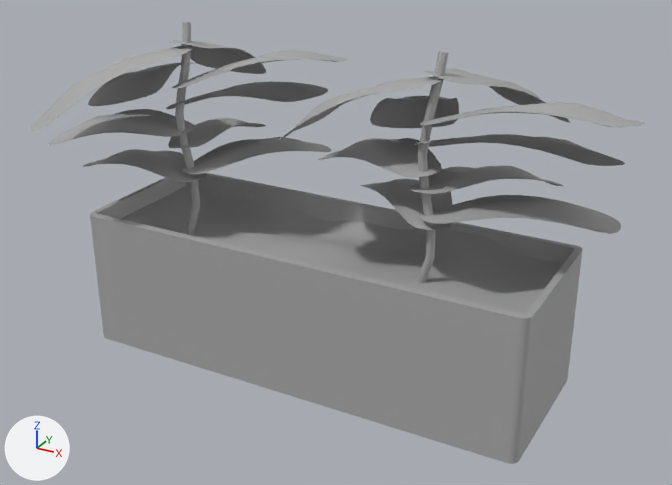
What one commit did to the FBX model Assets/Models/rectangularPlant.fbx.
The view is the same before and after, from a 50 mm lens placed at (0.0832, -0.1469, 0.0998), pointed at (0.0031, -0.0013, 0.027). Arrows for +X, +Y and +Z are at lower left; the lights stay in place. Where no turn or scale is listed for an object, it has been applied to the vertices.

The older version as bpy lines, for what is in view:
```python
me_mesh = bpy.data.meshes.new('Mesh')
me_mesh.from_pydata(...)  # 2999 vertices, 2681 faces; spans x -0.0602..0.0595, y -0.0265..0.0274, z -0.0339..0.0333
me_mesh.materials.append(mat_standardsurface1)  # grey #aaaaaa
ob_plantbox = bpy.data.objects.new('plantBox', me_mesh)
ob_plantbox.location = (-0.0016, -0.0012, 0.0339)
```
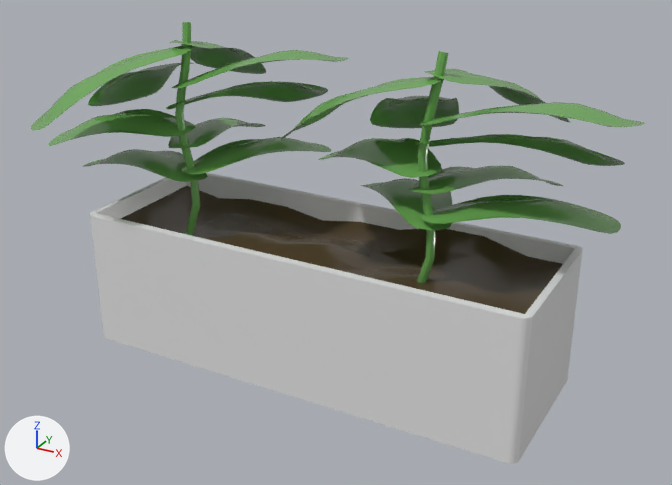
The change in detail:
Material 'plantbox' (mat_plantbox) is new.
Its base color is (0.8, 0.8, 0.8) (white #e7e7e7).
Its roughness is 0.2.
Material 'standardSurface2' (mat_standardsurface2) is new.
Its base color is (0.146, 0.386, 0.0902) (green #6ba755).
Its roughness is 0.2.
Material 'dirt' (mat_dirt) is new.
Its base color is (0.0873, 0.0577, 0.0287) (brown #53442f).
Its roughness is 0.2.
me_mesh has 2999 vertices, 2681 faces and spans x -0.0602..0.0595, y -0.0265..0.0274, z -0.0339..0.0333.
me_mesh is used by ob_plantbox; location (-0.0016, -0.0012, 0.0339).
me_mesh part 1: 2544 of the faces centred in x -0.0595..0.059, y -0.0258..0.0268, z -0.0128..0.0332 switch from mat_standardsurface1 (grey #aaaaaa) to mat_standardsurface2 (green #6ba755).
me_mesh part 2: all 15 faces centred in x -0.0452..-0.0432, y -0.0152..0.0175, z -0.0197..-0.0054 switch from mat_standardsurface1 (grey #aaaaaa) to mat_plantbox (white #e7e7e7).
me_mesh part 3: all 15 faces centred in x 0.0465..0.0485, y -0.0152..0.0175, z -0.0197..-0.0054 switch from mat_standardsurface1 (grey #aaaaaa) to mat_plantbox (white #e7e7e7).
me_mesh part 4: all 7 faces centred in x 0.0016, y -0.0153..0.0176, z -0.0266..-0.0054 switch from mat_standardsurface1 (grey #aaaaaa) to mat_plantbox (white #e7e7e7).
me_mesh part 5: 100 of the faces centred in x -0.0394..0.0427, y -0.0123..0.0146, z -0.0114..-0.0076 switch from mat_standardsurface1 (grey #aaaaaa) to mat_dirt (brown #53442f).

Changed parts and their boxes [x1, y1, x2, y2] in the pictures (672 x 485 px):
part 1 of me_mesh, recoloured (grey to green): [31, 22, 645, 283] in both
part 2 of me_mesh, recoloured: [90, 177, 187, 338] in both
part 3 of me_mesh, recoloured: [507, 246, 582, 464] in both
part 4 of me_mesh, recoloured: [92, 173, 579, 463] in both
part 5 of me_mesh, recoloured: [121, 186, 563, 314] in both
